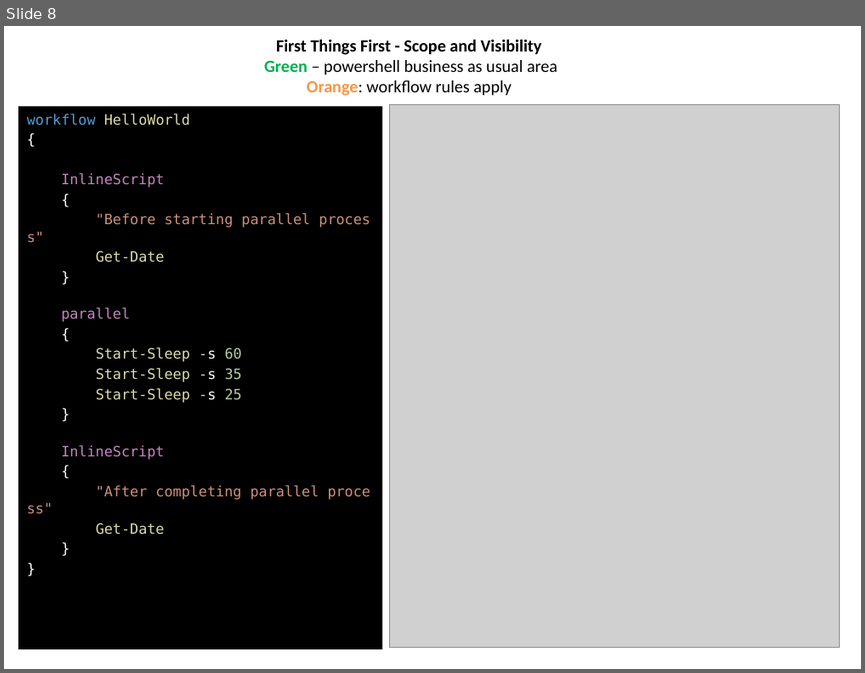
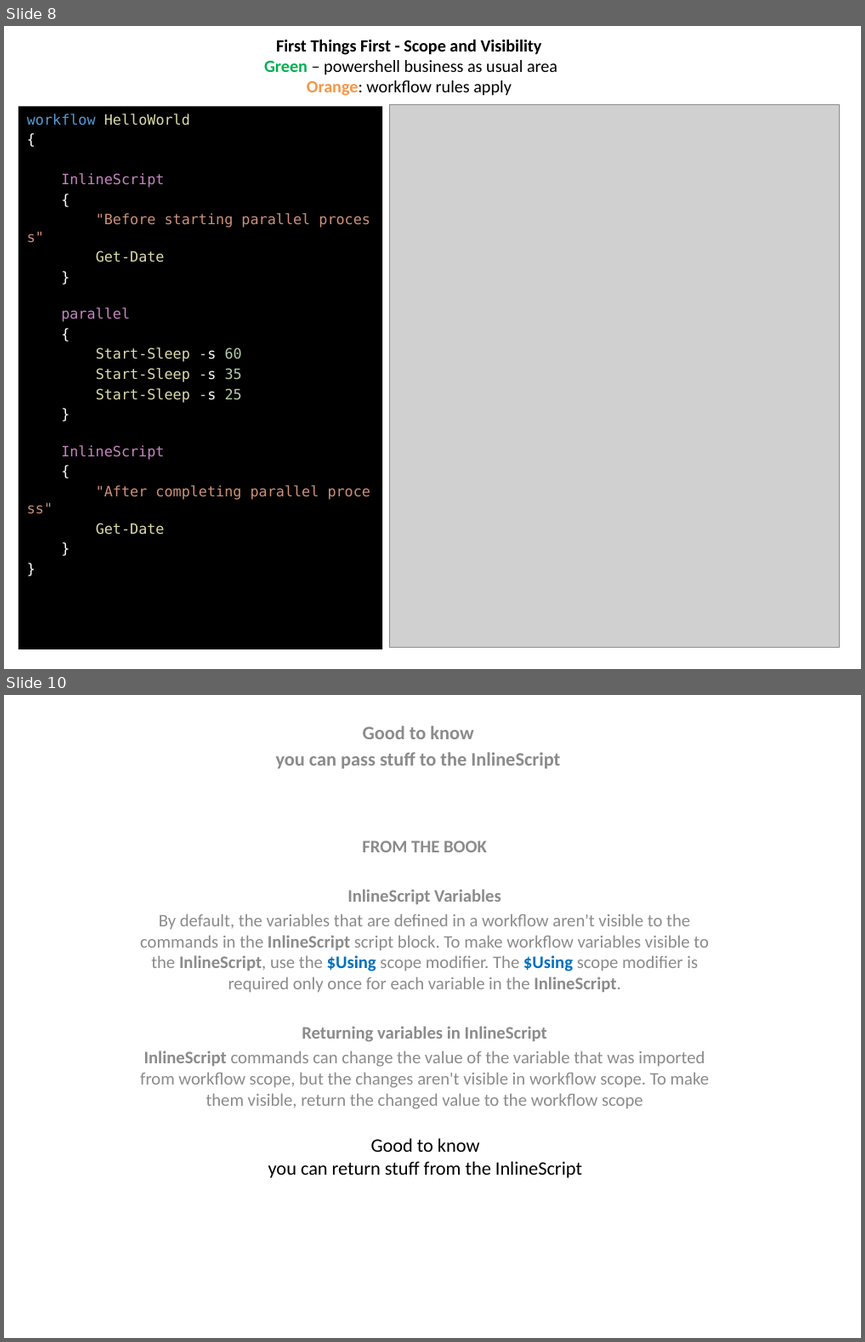
Before and after one commit to wildgrok/PowerShell, a slide deck: PowerShell From The Trenches - Workflows.pptx. Shown one above the other, each under a label of ours: slide 8 before the commit, slides 8 and 10 after it; the slides between them are not shown. The pictures are 865x673 and 865x1342 pixels, drawn with LibreOffice and Linux fonts; fonts in the diff are those of the drawing; grey boxes stand for pictures. Boxes give left, top, right and bottom in pixels: in the first picture for what was removed or moved away, otherwise in the second. Text is boxed around its words. In the diff, an @@ line names an element or a change of style, - is before the commit and + after.

```diff
--- a/PowerShell From The Trenches - Workflows.pptx
+++ b/PowerShell From The Trenches - Workflows.pptx
@@ slide 10 added at box(4, 695, 861, 1338), background #FFFFFF @@
@@ subtitle added at box(276, 726, 560, 769), 16 pt, text #8C8C8C, bold @@
+Good to know
+you can pass stuff to the InlineScript
@@ text added at box(140, 840, 709, 1106), 14.8 pt, text #8C8C8C @@
+FROM THE BOOK
+InlineScript Variables
+By default, the variables that are defined in a workflow aren't visible to the commands in the InlineScript script block. To make workflow variables visible to the InlineScript, use the $Using scope modifier. The $Using scope modifier is required only once for each variable in the InlineScript.
+Returning variables in InlineScript
+InlineScript commands can change the value of the variable that was imported from workflow scope, but the changes aren't visible in workflow scope. To make them visible, return the changed value to the workflow scope
@@ title added at box(268, 1138, 582, 1178), 16 pt, text #000000 @@
+Good to know
+you can return stuff from the InlineScript
```
Also in this commit, not shown: 1 slide changed, 3 other slides added, 4 other files.
